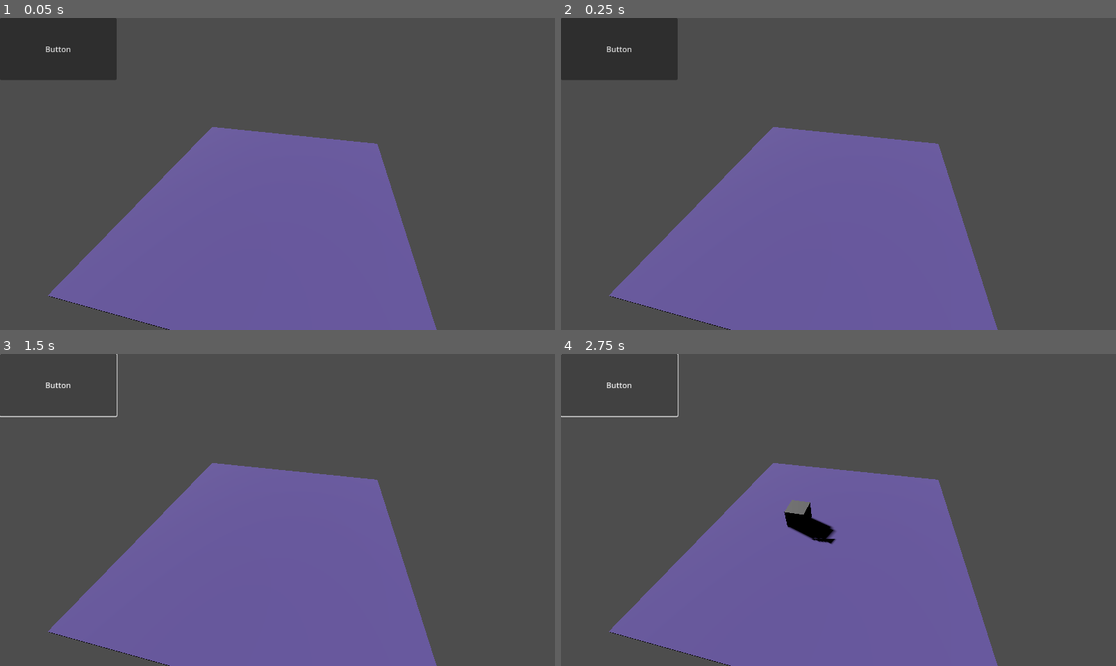
Above: before the commit, frames 1-4 (two rows, left to right).
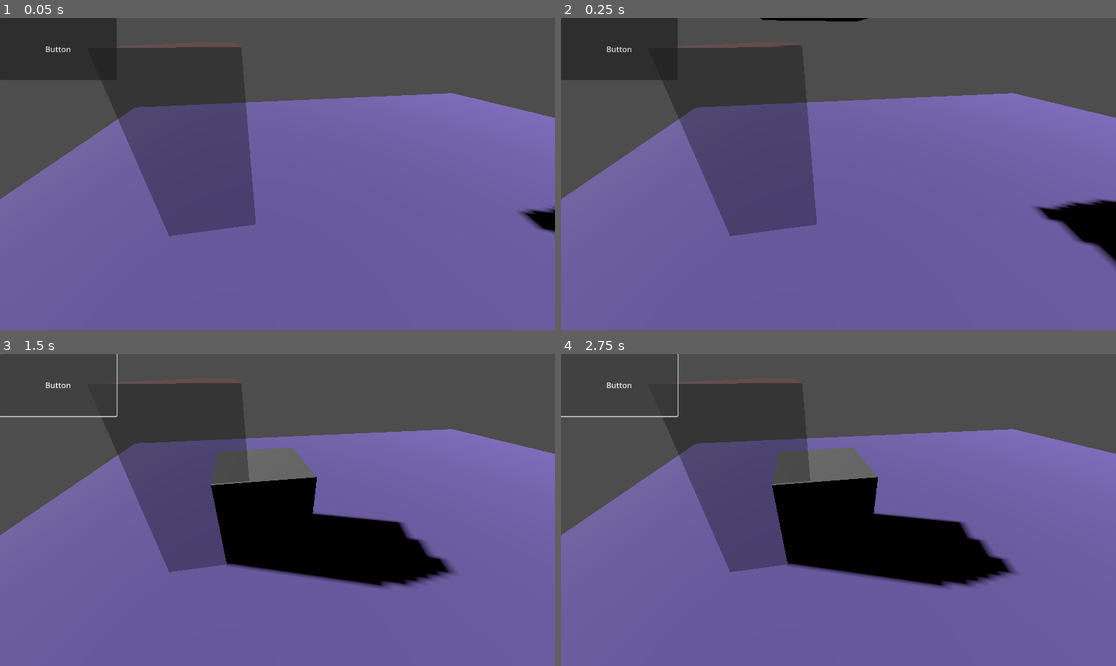
Above: after the commit, the same moments.

Repository: I-ICUPRO/practice-godot
Game: Godot game, scene res://scene/main.tscn
Same seed, same stepped clock (60 frames per second), same inputs: the game is played once before the commit and once after it.
Inputs:
- Up to frame 1 (0.05 s): no input
- Up to frame 2 (0.25 s): no input
- Up to frame 3 (1.5 s): click "Button" at 0.5 s; click "Button" at 1.25 s
- Up to frame 4 (2.75 s): click "Button" at 2 s

The runs differ from the first frame. In frame 1, 42% of the frame differs, in the area x 0-100%, y 7-100%; in frame 2, 42%; in frame 3, 49%; in frame 4, 48%.

Commit message:
Удачно получилось с Area3D и понял как он работает

Diff:
--- /dev/null
+++ b/Prefab/zone.tscn
@@ -0,0 +1,23 @@
+[gd_scene load_steps=4 format=3 uid="uid://dckn8sado11uh"]
+
+[ext_resource type="Script" uid="uid://camqpyp70n4of" path="res://script/zone.gd" id="1_w48a6"]
+
+[sub_resource type="BoxShape3D" id="BoxShape3D_divge"]
+size = Vector3(0.320068, 3.52759, 5.06226)
+
+[sub_resource type="StandardMaterial3D" id="StandardMaterial3D_w48a6"]
+transparency = 1
+albedo_color = Color(0.886275, 0, 0.145098, 0.301961)
+
+[node name="Area3D" type="Area3D"]
+
+[node name="CollisionShape3D" type="CollisionShape3D" parent="."]
+shape = SubResource("BoxShape3D_divge")
+script = ExtResource("1_w48a6")
+
+[node name="CSGBox3D" type="CSGBox3D" parent="CollisionShape3D"]
+transform = Transform3D(1, 0, 0, 0, 1, 0, 0, 0, 1, 0, -0.0049181, 0)
+size = Vector3(1, 3.54636, 5.13965)
+material = SubResource("StandardMaterial3D_w48a6")
+
+[connection signal="body_entered" from="." to="CollisionShape3D" method="_on_area_3d_body_entered"]
--- a/scene/main.tscn
+++ b/scene/main.tscn
@@ -1,9 +1,10 @@
-[gd_scene load_steps=5 format=3 uid="uid://bubj4vdtwdu03"]
+[gd_scene load_steps=6 format=3 uid="uid://bubj4vdtwdu03"]
 
 [ext_resource type="Script" uid="uid://b2avq2dac8gpa" path="res://script/main.gd" id="1_itxqv"]
 [ext_resource type="Script" uid="uid://caqw1uierxhe8" path="res://script/UI.gd" id="2_v0l8b"]
 [ext_resource type="PackedScene" uid="uid://ntste3gfr7bl" path="res://Prefab/Box.tscn" id="3_wp4xf"]
 [ext_resource type="PackedScene" uid="uid://1r0tas8n87r5" path="res://Prefab/floor.tscn" id="4_brvut"]
+[ext_resource type="PackedScene" uid="uid://dckn8sado11uh" path="res://Prefab/zone.tscn" id="5_0ha60"]
 
 [node name="Node" type="Node"]
 script = ExtResource("1_itxqv")
@@ -21,7 +22,7 @@
 script = ExtResource("2_v0l8b")
 
 [node name="Camera3D" type="Camera3D" parent="."]
-transform = Transform3D(-0.979066, 0.130834, -0.155923, 0, 0.766046, 0.642786, 0.203542, 0.62933, -0.750009, -2.83497, 7.57707, -10.54)
+transform = Transform3D(-0.984031, -0.0977139, 0.14878, 0, 0.835849, 0.54896, -0.177998, 0.540193, -0.822501, 1.79707, 1.92108, -4.77194)
 
 [node name="DirectionalLight3D" type="DirectionalLight3D" parent="."]
 transform = Transform3D(0.350201, -0.454109, 0.819234, 0, 0.87462, 0.48481, -0.936675, -0.169781, 0.306292, 3.48439, 3.61084, 0.244046)
@@ -35,7 +36,13 @@
 transform = Transform3D(1, 0, 0, 0, 1, 0, 0, 0, 1, -0.957076, 0, -3.32166)
 
 [node name="box" parent="." instance=ExtResource("3_wp4xf")]
-transform = Transform3D(1, 0, 0, 0, 1, 0, 0, 0, 1, 0.805215, 21.7545, -3.17918)
+transform = Transform3D(1, 0, 0, 0, 1, 0, 0, 0, 1, 1.59288, 2.88013, -2.53985)
+collision_layer = 3
+_inst = 958
+
+[node name="Area3D" parent="." instance=ExtResource("5_0ha60")]
+transform = Transform3D(1, 0, 0, 0, 1, 0, 0, 0, 1, 2.24646, 0.111881, -0.441402)
+collision_layer = 2
 
 [connection signal="mouse_entered" from="MyButton" to="MessageLabel" method="_on_my_button_mouse_entered"]
 [connection signal="mouse_exited" from="MyButton" to="MessageLabel" method="_on_my_button_mouse_exited"]
--- a/script/UI.gd
+++ b/script/UI.gd
@@ -1,4 +1,5 @@
 extends Label
+#Используется для эксперимента с UI элементами
 
 # Функция, вызываемая при нажатии кнопки
 func _on_my_button_pressed() -> void:
--- a/script/box.gd
+++ b/script/box.gd
@@ -1,4 +1,6 @@
-#Используется для кубика
 extends RigidBody3D
+class_name _box_class
+#Используется для кубика с внутреними его значениями
 
-var _inst: int = 4;
+@warning_ignore("unused_private_class_variable")
+@export var _inst: int = 4;
--- a/script/floor.gd
+++ b/script/floor.gd
@@ -1,8 +1,10 @@
 extends Area3D
+#используется для пола с датчиком косания
 
 func _on_area_entered(area: Area3D) -> void:
 	print(area.name);
 
 func _on_body_entered(_body: Node3D) -> void:
-	if(_body.name != "Floor"):
-		print(_body);
+	if (_body is _box_class):
+		var box = _body as _box_class;
+		print("Я нашел что лежит в нем: " , _body._inst);
--- a/script/main.gd
+++ b/script/main.gd
@@ -1,4 +1,8 @@
 extends Node
+#Гланвый скрипт на котором идут эксперименты
+
+#переключатель для проверка и тестирования возможностей GDScript
+var _swith: bool = false;
 
 # Массивы (пока закомментированы)
 # var _macg: Array[int] = ["534", "32", "87", "837", "1838"]
@@ -19,25 +23,27 @@
 
 # Функция _ready() вызывается автоматически, когда узел готов к работе
 func _ready() -> void:
-	_test()  # Вызов функции _test
 
-	# Выводим в консоль результат функции _int_test()
-	print("Проверка: ", _int_test())
+	if(_swith == true):
+		_test()  # Вызов функции _test
 
-	# Создаём новый объект класса _teWeapon
-	var _Dsr: _teWeapon = _teWeapon.new()
-	# Выводим значение свойства _fds объекта _Dsr
-	print("Что я тебе сказал? Позвонить по номеру телефону:", _Dsr._fds)
+		# Выводим в консоль результат функции _int_test()
+		print("Проверка: ", _int_test())
 
-	# Создаём объект класса Supportive (другой скрипт)
-	var _test_supportive: Supportive = Supportive.new()
-	# Вызываем у него метод useful_function и выводим результат
-	print(_test_supportive.useful_function())
+		# Создаём новый объект класса _teWeapon
+		var _Dsr: _teWeapon = _teWeapon.new()
+		# Выводим значение свойства _fds объекта _Dsr
+		print("Что я тебе сказал? Позвонить по номеру телефону:", _Dsr._fds)
 
-	# Вызываем функцию с условием
-	_test_if_and_else()
-	# Вызываем функцию с циклами
-	_test_for_and_while()
+		# Создаём объект класса Supportive (другой скрипт)
+		var _test_supportive: Supportive = Supportive.new()
+		# Вызываем у него метод useful_function и выводим результат
+		print(_test_supportive.useful_function())
+
+		# Вызываем функцию с условием
+		_test_if_and_else()
+		# Вызываем функцию с циклами
+		_test_for_and_while()
 
 # Пример объявления константы (пока не используется)
 func _numbers_test() -> void:
--- /dev/null
+++ b/script/zone.gd
@@ -0,0 +1,7 @@
+extends CollisionShape3D
+#используется как невидимая стена с тригерром
+
+func _on_area_3d_body_entered(_body: Node3D) -> void:
+	if (_body is _box_class):
+		var box = _body as _box_class;
+		print("Он дотронулся до моей зоны и увидел у него в кармане: " , _body._inst, " конфет");
Not shown, added: script/zone.gd.uid
